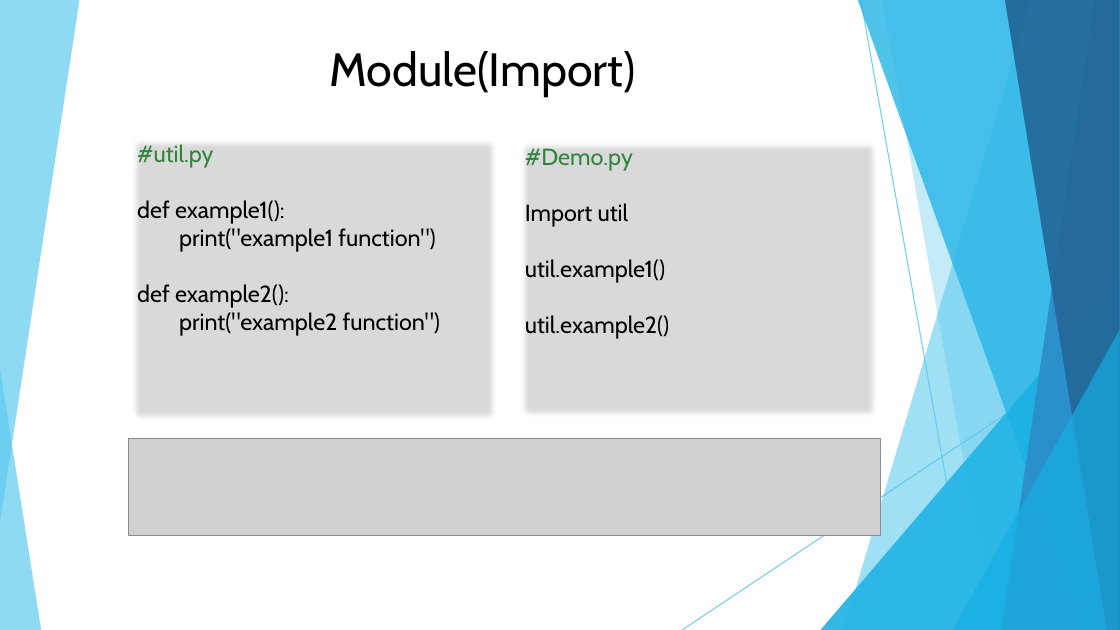
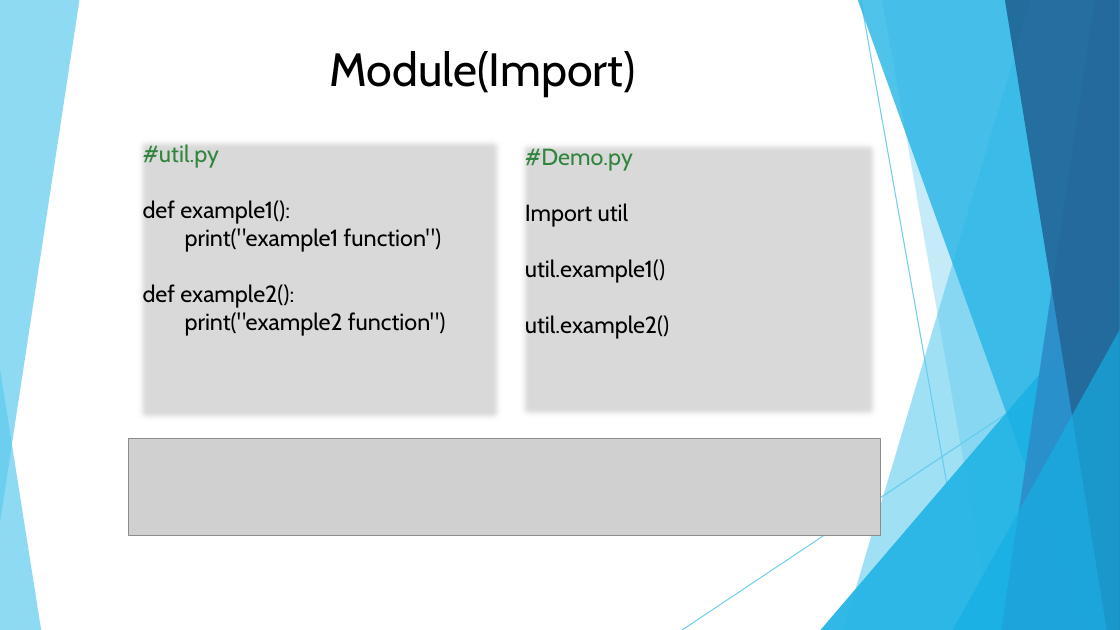
Before and after one commit to DavidChu0424/PythonIntroduction, a slide deck: slide 73 of Python Introduction.pptx. Drawn at 1120x630 pixels with LibreOffice and Linux fonts; fonts in the diff are those of the drawing; grey boxes stand for pictures. Boxes give left, top, right and bottom in pixels: in the first picture for what was removed or moved away, otherwise in the second. Text is boxed around its words. In the diff, an @@ line names an element or a change of style, - is before the commit and + after.

```diff
--- a/Python Introduction.pptx
+++ b/Python Introduction.pptx
@@ text "#util.py": place and size @@
-text "#util.py" at (137, 144, 440, 336)
+text "#util.py" at (143, 144, 445, 336)
```
Also in this commit, not shown: 7 other slides changed, 1 slide added.
